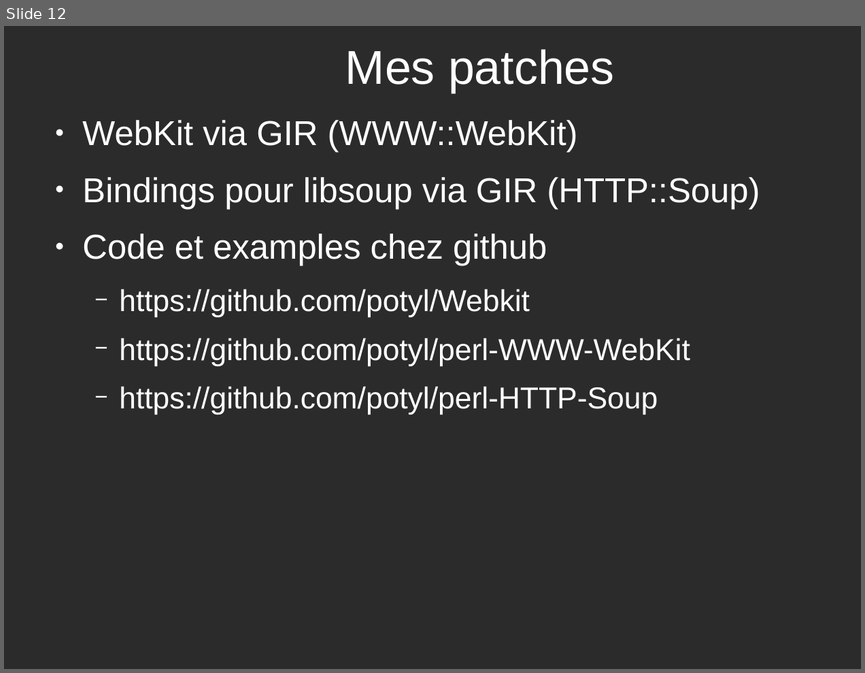
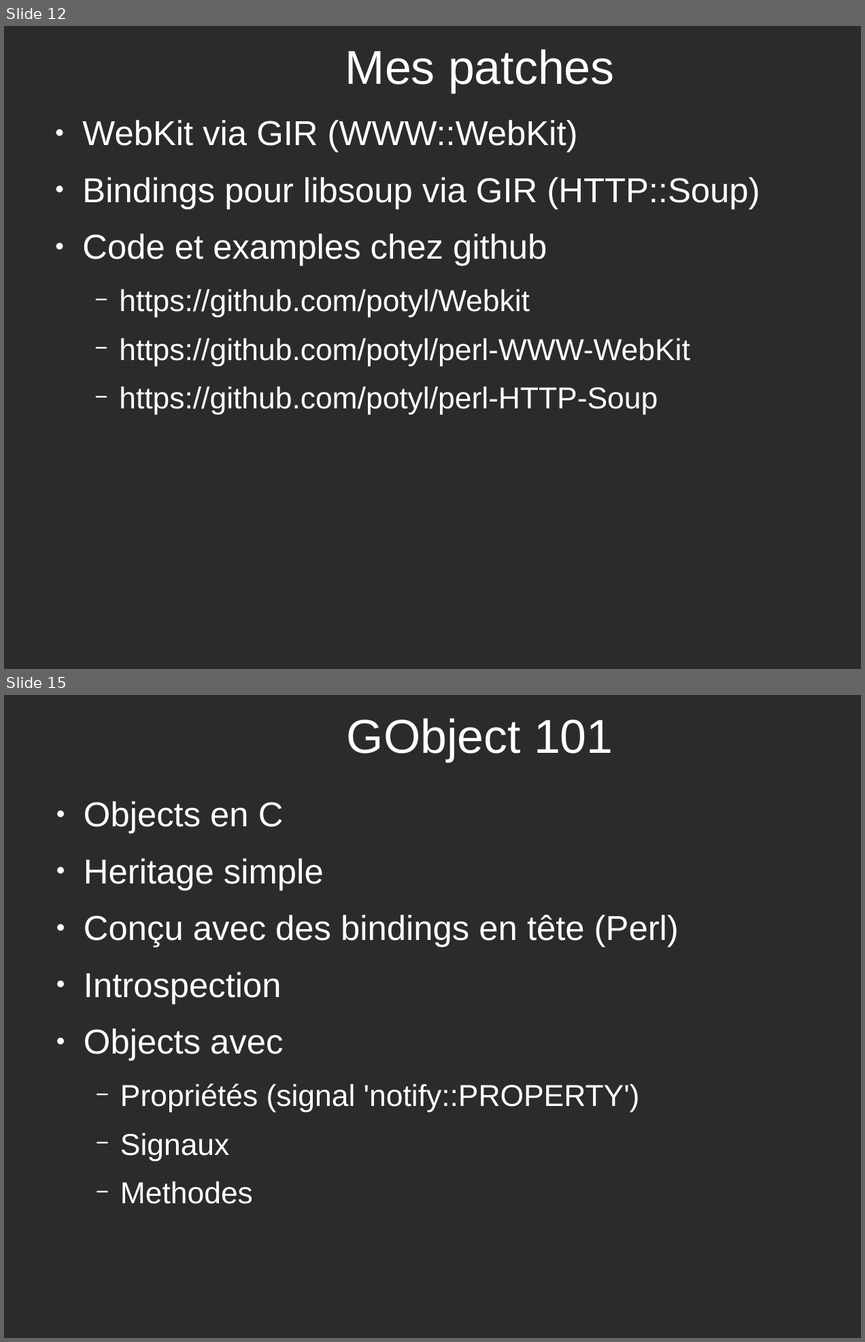
Before and after one commit to potyl/Webkit, a slide deck: WebKit-fr.odp. Shown one above the other, each under a label of ours: slide 12 before the commit, slides 12 and 15 after it; the slides between them are not shown. The pictures are 865x673 and 865x1342 pixels, drawn with LibreOffice and Linux fonts; fonts in the diff are those of the drawing; background and template pictures are left out; a plain dark background stands for a picture behind light text. Boxes give left, top, right and bottom in pixels: in the first picture for what was removed or moved away, otherwise in the second. Text is boxed around its words. In the diff, an @@ line names an element or a change of style, - is before the commit and + after.

Commit message:
A few more slides

```diff
--- a/WebKit-fr.odp
+++ b/WebKit-fr.odp
@@ slide 15 added at [4, 695, 861, 1338], background picture (left out) @@
@@ title added at [347, 718, 613, 762], 44 pt, text #FFFFFF @@
+GObject 101
@@ text added at [84, 801, 679, 1204], 32 pt, text #FFFFFF @@
+● Objects en C
+● Heritage simple
+● Conçu avec des bindings en tête (Perl)
+● Introspection
+● Objects avec
+  − Propriétés (signal 'notify::PROPERTY')
+  − Signaux
+  − Methodes
```
Also in this commit, not shown: 3 other slides added.
